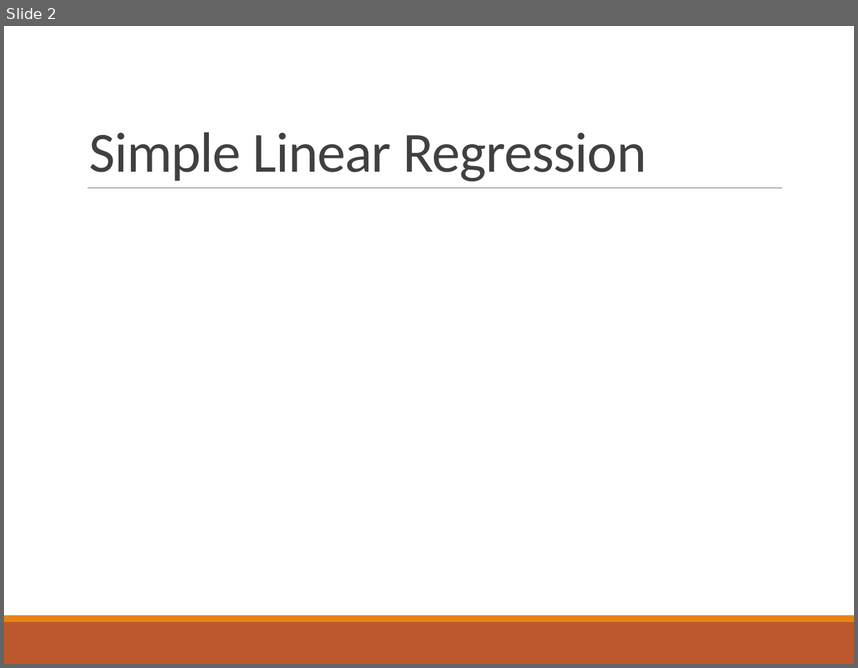
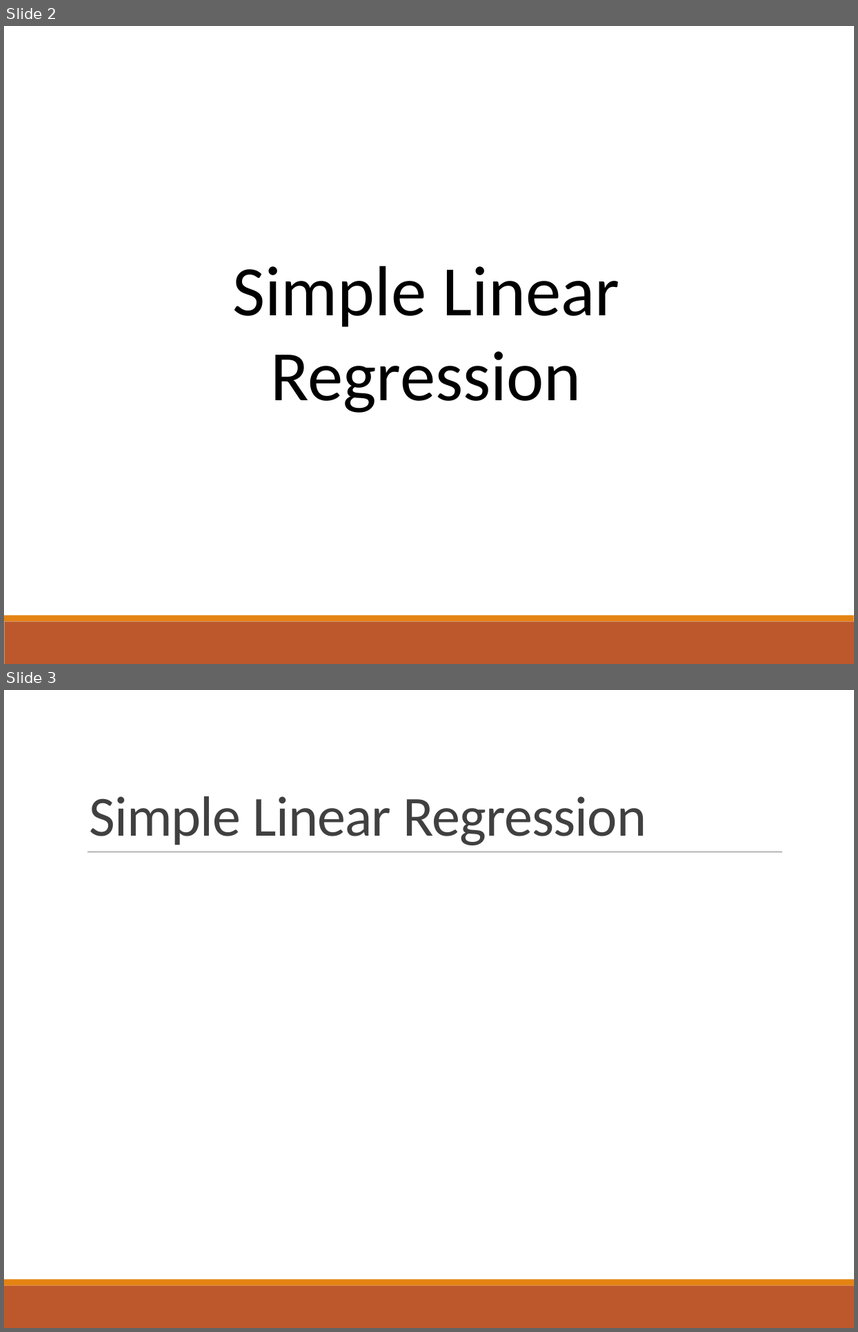
Before and after one commit to lei-qian/NDSAWS24, a slide deck: PPT/2. Linear Reg, Logistic Reg and SVM.pptx. Shown one above the other, each under a label of ours: slide 2 before the commit, slides 2 and 3 after it. The pictures are 858x668 and 858x1332 pixels, drawn with LibreOffice and Linux fonts; fonts in the diff are those of the drawing; grey boxes stand for pictures. Boxes give left, top, right and bottom in pixels: in the first picture for what was removed or moved away, otherwise in the second. Text is boxed around its words. In the diff, an @@ line names an element or a change of style, - is before the commit and + after.

```diff
--- a/PPT/2. Linear Reg, Logistic Reg and SVM.pptx
+++ b/PPT/2. Linear Reg, Logistic Reg and SVM.pptx
@@ slide 2 added at (4, 26, 854, 664), background #FFFFFF; not listed: 2 template elements that a slide beside it also shows @@
@@ text added at (232, 265, 619, 412), 60 pt, text #000000 @@
+Simple Linear Regression
@@ what was slide 2 is now slide 3 @@
```
Also in this commit, not shown: 1 slide changed, 3 other slides added, 2 other files.
